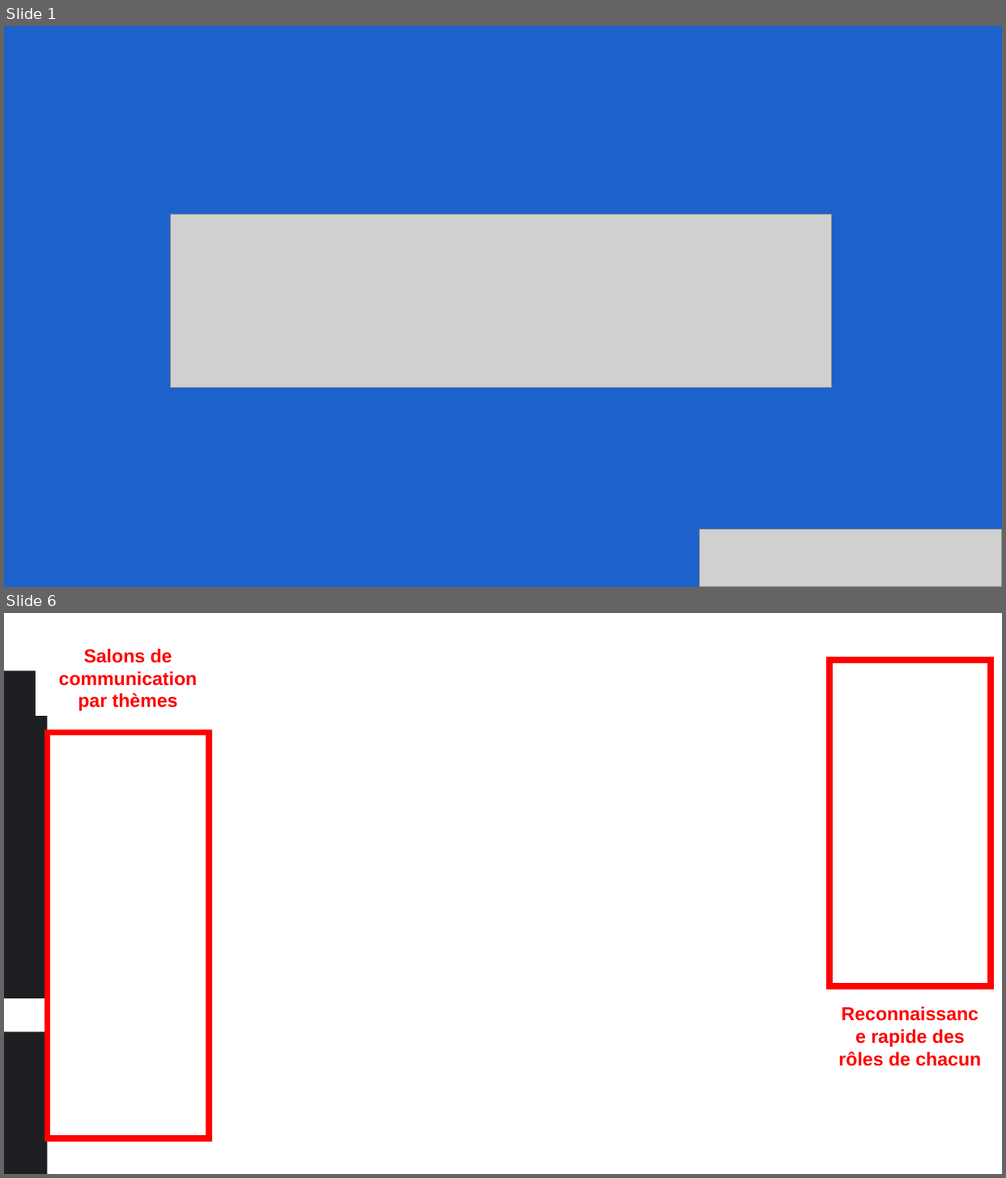
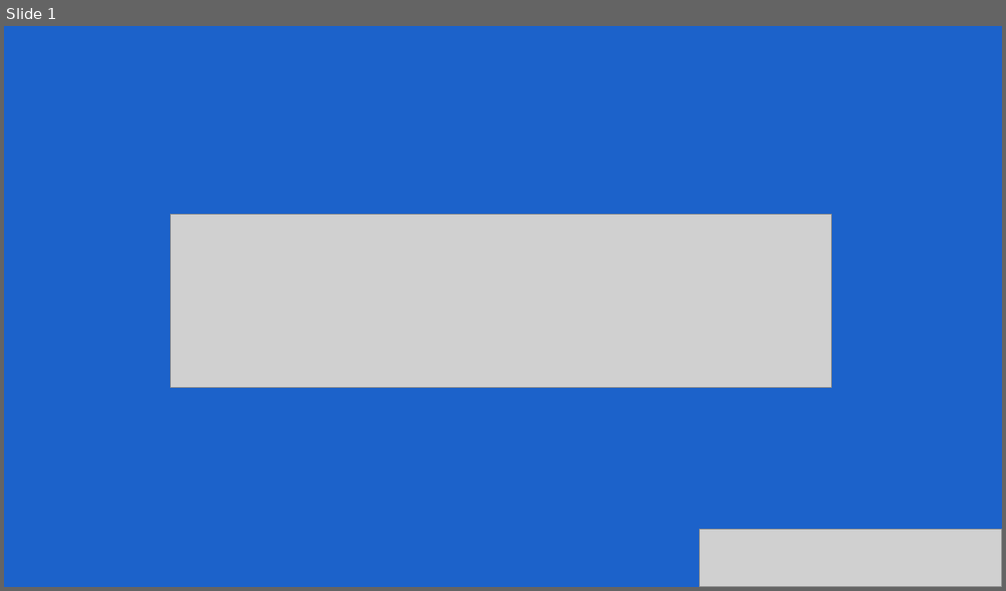
Before and after one commit to SkillUflow/RePlaced, a slide deck: .documents/Présentation - mercredi 22 mai/Soutenance du projet.pptx. Shown one above the other, each under a label of ours: slides 1 and 6 before the commit, slide 1 after it; the slides between them are not shown. The pictures are 1006x1178 and 1006x591 pixels, drawn with LibreOffice and Linux fonts; fonts in the diff are those of the drawing; grey boxes stand for pictures; background and template pictures are left out. Boxes give left, top, right and bottom in pixels: in the first picture for what was removed or moved away, otherwise in the second. Text is boxed around its words. In the diff, an @@ line names an element or a change of style, - is before the commit and + after.

```diff
--- a/.documents/Présentation - mercredi 22 mai/Soutenance du projet.pptx
+++ b/.documents/Présentation - mercredi 22 mai/Soutenance du projet.pptx
@@ slide 6 removed at (x1=4, y1=613, x2=1002, y2=1174), background picture (left out) @@
@@ text removed at (x1=59, y1=649, x2=198, y2=711) @@
-Salons de communication par thèmes
@@ rectangle removed at (x1=829, y1=660, x2=991, y2=986) @@
@@ rectangle removed at (x1=4, y1=671, x2=48, y2=999) @@
@@ rectangle removed at (x1=48, y1=733, x2=209, y2=1139) @@
@@ rectangle removed at (x1=4, y1=1033, x2=48, y2=1174) @@
@@ text removed at (x1=838, y1=1029, x2=981, y2=1067) @@
-Reconnaissance rapide des rôles de chacun
```
Also in this commit, not shown: 3 slides added, 9 other slides removed, 2 other files.
